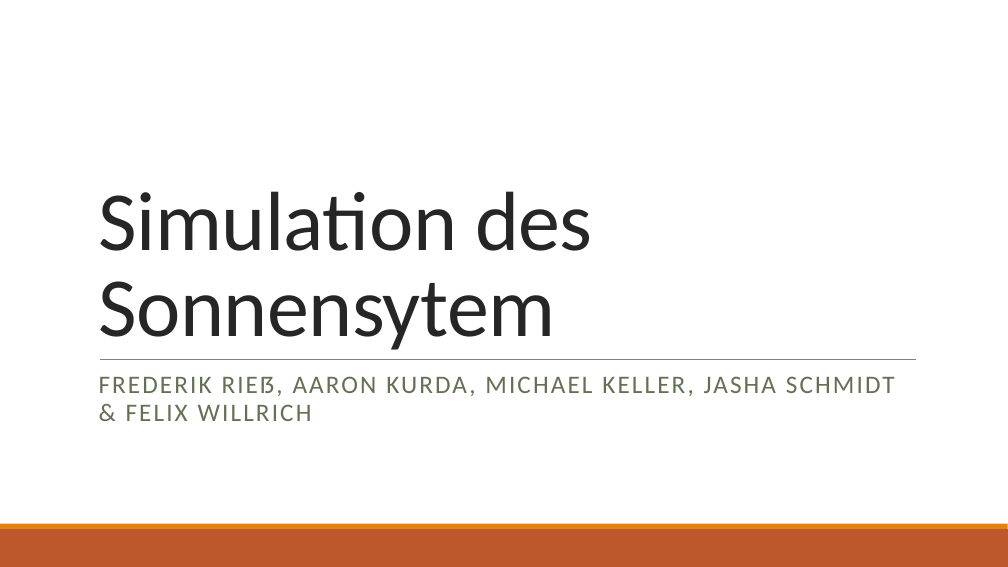
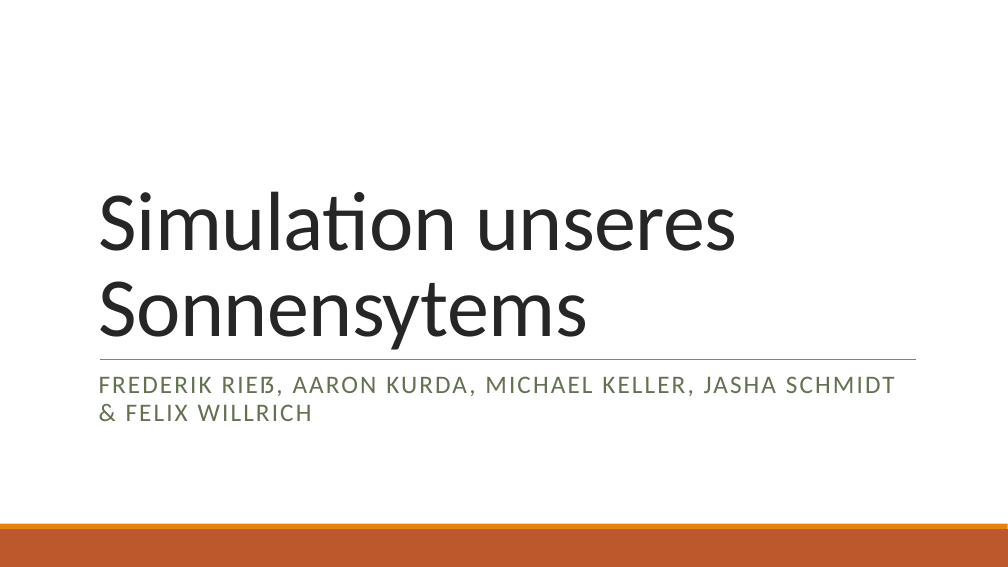
Before and after one commit to Voxen4/Planetarium, a slide deck: slide 1 of Simulation des Sonnensytem.pptx. Drawn at 1008x567 pixels with LibreOffice and Linux fonts; fonts in the diff are those of the drawing. Boxes give left, top, right and bottom in pixels: in the first picture for what was removed or moved away, otherwise in the second. Text is boxed around its words. In the diff, an @@ line names an element or a change of style, - is before the commit and + after.

```diff
--- a/Simulation des Sonnensytem.pptx
+++ b/Simulation des Sonnensytem.pptx
@@ title at [98,191,738,350]: text changed @@
-Simulation des Sonnensytem
+Simulation unseres Sonnensytems
```
Also in this commit, not shown: 1 other slide changed, 1 slide added, 3 slides removed.
